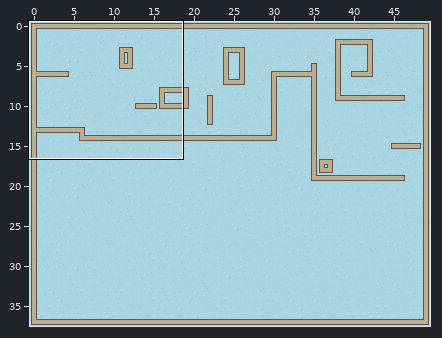
Tiled map -- res/new_basic_level.tmx. The picture above shows the old version from afar; the outline marks the close-up.
Close-up. Before:
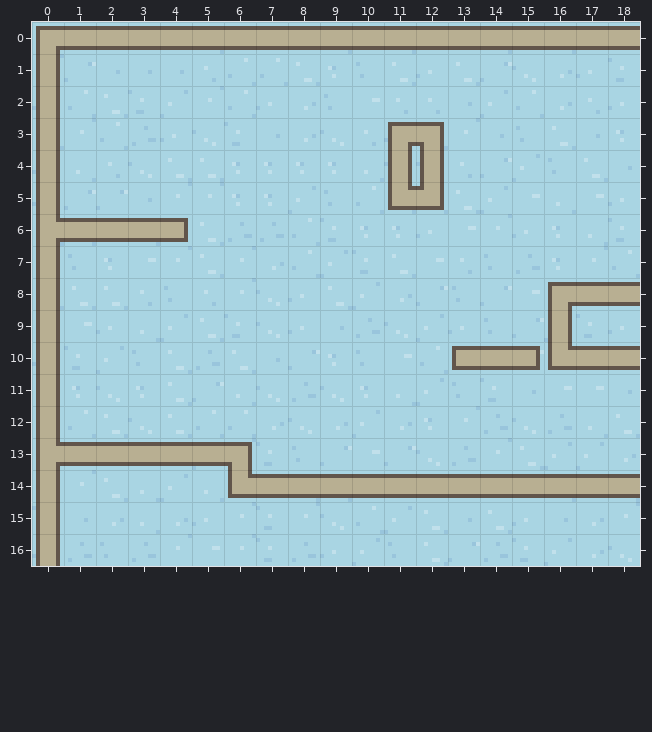
Cells are 8x8 px. Shown: x 0..18, y 0..16. The commit also changed other parts of the map, which this record leaves out.
The same view after the edit:
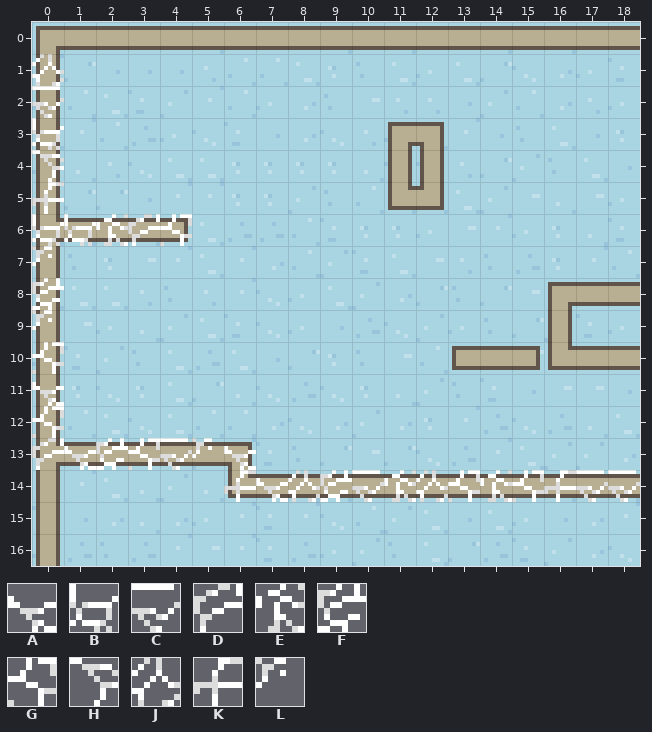
Key: from "small_basic_tiles": A 33 "spider_web", B 34 "spider_web", C 35 "spider_web", D 40 "spider_web", E 41 "spider_web", F 42 "spider_web", G 43 "spider_web", H 48 "spider_web", J 49 "spider_web", K 50 "spider_web", L 51 "spider_web".
_ is an empty cell.
Tiles of an added or newly shown layer are drawn over the layers below it.
Diff:
Layer "terrain" (added):
There is now tile A in row 11 at x 0; in row 13 at x 1 and 6; in row 14 at x 7.
There is now tile B in row 3 at x 0; in row 6 at x 0 to 1.
There is now tile C in row 2 at x 0; in row 13 at x 4; in row 14 at x 10 and 17 to 18.
There is now tile D in row 6 at x 3; in row 13 at x 0.
There is now tile E in row 6 at x 2; in row 14 at x 11 and 14.
There is now tile F in row 8 at x 0; in row 13 at x 2; in row 14 at x 9.
There is now tile G in row 6 at x 4; in row 10 at x 0; in row 12 at x 0; in row 13 at x 3; in row 14 at x 13 and 15.
There is now tile H in row 4 at x 0.
There is now tile J in row 1 at x 0; in row 14 at x 8 and 12.
There is now tile K in row 5 at x 0; in row 14 at x 6 and 16.
There is now tile L in row 7 at x 0; in row 9 at x 0; in row 13 at x 5.
Changed places in both close-ups, as pixel boxes (x1, y1, x2, y2):
added: (32, 54, 640, 502)
